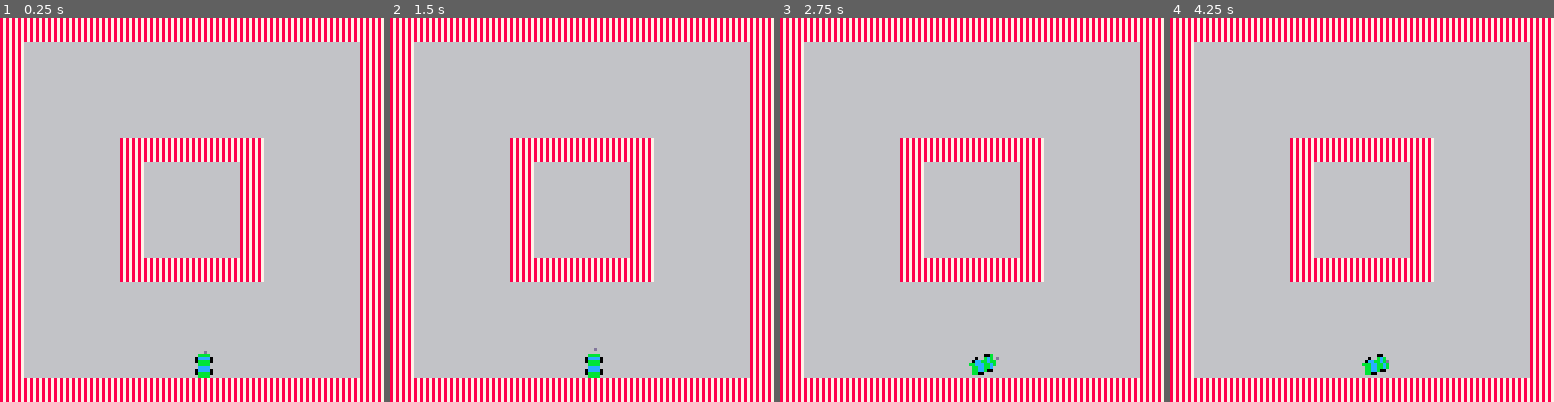
Above: before the commit, frames 1-4 (left to right).
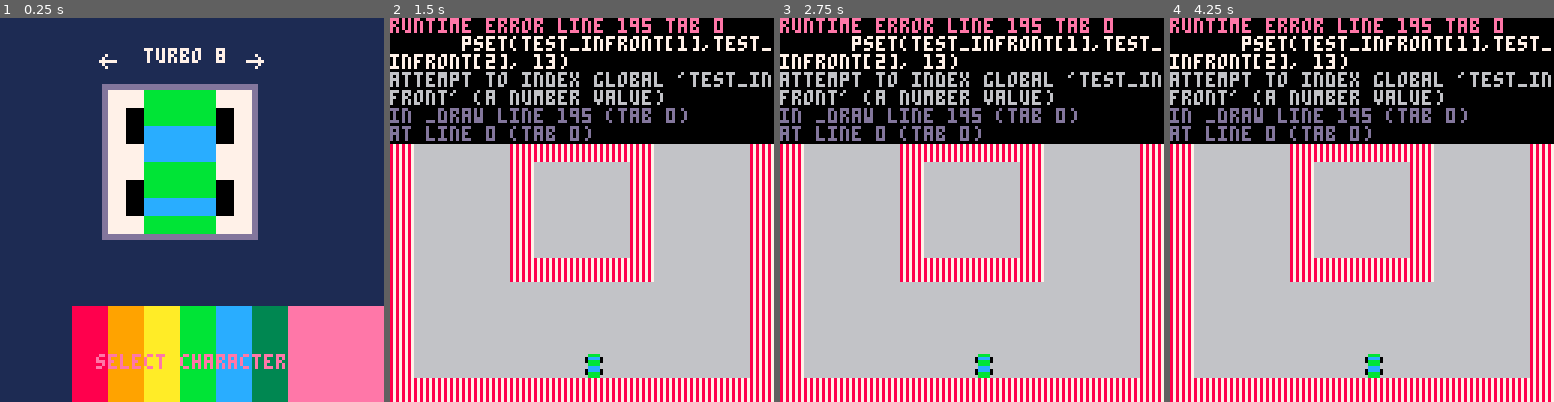
Above: after the commit, the same moments.

Repository: sthilaid/pico-8-carts
Game: PICO-8 cartridge race.p8
The game is run twice, just before and just after one commit, with the same random seed, the same clock (stepped at 60 frames per second) and the same inputs.
Inputs:
- Up to frame 1 (0.25 s): no input
- Up to frame 2 (1.5 s): tap X (X key) at 0.33, 1.07 s; tap O (Z key) at 0.7 s
- Up to frame 3 (2.75 s): hold Right 1.6-2.1 s; tap O (Z key) at 1.7, 2.1, 2.5 s; tap X (X key) at 1.85 s; hold Right from 2.47 s (still down)
- Up to frame 4 (4.25 s): tap O (Z key) every 0.4 s from 2.9 to 4.1 s; tap X (X key) at 2.97, 4.08 s; release Right at 3.03 s; hold Left 3.08-3.58 s; hold Right from 4.02 s (still down)

The runs differ from the first frame. In frame 1, 99% of the frame differs, in the area x 0-100%, y 0-100%; in frame 2, 30%; in frame 3, 31%; in frame 4, 31%.
Error after the commit: runtime error line 195 tab 0; pset(test_infront[1],test_infront[2], 13); attempt to index global 'test_infront' (a number value)

Commit message:
race game menu progress

Diff:
--- a/race.p8
+++ b/race.p8
@@ -1,6 +1,25 @@
 pico-8 cartridge // http://www.pico-8.com
 version 30
 __lua__
+
+game_state = 2 -- 0: title, 1: char select, 2: car select, 3: race
+
+text_anim_endtime = 9999
+
+function make_char(sprIndex, name, maxspeed, turnspeed)
+   return {sprIndex=sprIndex, name=name, maxspeed=maxspeed, turnspeed=turnspeed}
+end
+
+function make_car(sprIndex, name, color)
+   return {sprIndex=sprIndex, name=name, color=maxspeed}
+end
+
+char_index = 1
+char_db = {}
+
+car_index = 1
+car_db = {}
+car_colors = {8,9,10,11,12,3,14}
 
 car_state = 0 -- 0 ok, 1 explosion
 car_state_time = 0
@@ -20,6 +39,13 @@
 test_infront = 0
 
 function _init()
+   add(char_db, make_char(13, "clara", 0.7, 120/360/30))
+   add(char_db, make_char(14, "emile", 2.0, 90/360/30))
+   add(char_db, make_char(15, "david", 1.5, 110/360/30))
+
+   add(car_db, make_car(2, "turbo 8", 11))
+   add(car_db, make_car(3, "formula 6", 11))
+   add(car_db, make_car(4, "dragster", 11))
 end
 
 function turn(angle)
@@ -32,73 +58,151 @@
 end
 
 function _update()
-   if btn(⬅️) then
-      turn(turnspeed)
-   elseif btn(➡️) then
-      turn(-turnspeed)
+   if game_state == 0 then -- title
+      if btnp(❎) then
+         text_anim_endtime = time() + 2.0
+      end
+      if time() >= text_anim_endtime  then
+         game_state = 1
+      end
+   elseif game_state == 1 then -- char select
+      if btnp(⬅️) then
+         char_index = ((char_index - 2) % #char_db) + 1
+      elseif btnp(➡️) then
+         char_index = (char_index % #char_db) + 1
+      elseif btnp(❎) then
+         game_state = 2
+      end
+   elseif game_state == 2 then -- car select
+      if btnp(⬅️) then
+         car_index = ((car_index - 2) % #car_db) + 1
+      elseif btnp(➡️) then
+         car_index = (car_index % #car_db) + 1
+      elseif btnp(❎) then
+         game_state = 3
+      end
+   elseif game_state == 3 then -- racing
+      if btn(⬅️) then
+         turn(turnspeed)
+      elseif btn(➡️) then
+         turn(-turnspeed)
+      end
+      if btn(❎) then
+         car_speed += accel
+      elseif btn(🅾️) then -- brake
+         car_speed -= accel
+      end
+      car_speed -= friction
+      car_speed = max(0, min(maxspeed, car_speed))
+
+      if (car_state == 1) then -- explosion state
+         if car_state_time == explosion_time then
+            car_state = 0
+            car_state_time = 0
+         end
+      elseif (car_state == 0) then -- normal state
+         local dir_x = cos(car_angle)
+         local dir_y = sin(car_angle)
+         local car_front_x = car_x + 4 + dir_x * (car_speed + 5)
+         local car_front_y = car_y + 4 + dir_y * (car_speed + 5)
+         local infront = mget(car_front_x/8, car_front_y/8)
+         local isCollision = false
+         test_infront = {car_front_x, car_front_y}
+         if infront then
+            isCollision = fget(infront, 0)
+         end
+         if isCollision then
+            car_speed = 0
+            sfx(0)
+            car_state = 1
+            car_state_time = 0
+         else
+            local delta_x = dir_x * car_speed
+            local delta_y = dir_y * car_speed
+            car_x += delta_x
+            car_y += delta_y
+         end
+      end
+      car_state_time += 1
    end
-   if btn(❎) then
-      car_speed += accel
-   elseif btn(🅾️) then -- brake
-      car_speed -= accel
-   end
-   car_speed -= friction
-   car_speed = max(0, min(maxspeed, car_speed))
-
-   if (car_state == 1) then -- explosion state
-      if car_state_time == explosion_time then
-         car_state = 0
-         car_state_time = 0
-      end
-   elseif (car_state == 0) then -- normal state
-      local dir_x = cos(car_angle)
-      local dir_y = sin(car_angle)
-      local car_front_x = car_x + 4 + dir_x * (car_speed + 5)
-      local car_front_y = car_y + 4 + dir_y * (car_speed + 5)
-      local infront = mget(car_front_x/8, car_front_y/8)
-      local isCollision = false
-      test_infront = {car_front_x, car_front_y}
-      if infront then
-         isCollision = fget(infront, 0)
-      end
-      if isCollision then
-         car_speed = 0
-         sfx(0)
-         car_state = 1
-         car_state_time = 0
-      else
-         local delta_x = dir_x * car_speed
-         local delta_y = dir_y * car_speed
-         car_x += delta_x
-         car_y += delta_y
-      end
-   end
-   car_state_time += 1
 end
 
 function round(x) return flr(x+0.5) end
 function _draw()
    palt(0,false)
-   palt(14,true)
-   cls(6)
-   map(0,0,0,0,128,128)
-   car_sprite_index = min(round(car_angle * #car_sprites) + 1, #car_sprites)
-   --spr(car_sprites[car_sprite_index],car_x,car_y)
-   --draw_rotated_tile(x,y,rot,mx,my,w,flip,scale)
-   draw_rotated_tile(car_x+4,car_y+4,-car_angle-0.25,0,63,1,false,1)
-
-   if car_state == 1 then
-      expl_sprite_index = min(flr((car_state_time / explosion_time) * #explosion_sprites)+1, #explosion_sprites)
-      spr(explosion_sprites[expl_sprite_index], car_x, car_y)
+   palt(2,true)
+
+   if game_state == 0 then -- title
+      cls(0)
+      print("grand prix racing", 30, 30)
+
+      local blinkrate = 0.25
+      local shouldPrintMsg = text_anim_endtime == 9999 or (time() % blinkrate*2 < blinkrate)
+      if shouldPrintMsg then
+         print("press x to start", 30, 90)
+      end
+   elseif game_state == 1 then -- character select
+      cls(1)
+      local portrait_x, portrait_y, portrait_w, portrait_h = 10, 10, 48, 48
+      local sprindex = char_db[char_index].sprIndex
+      rectfill(portrait_x-2, portrait_y-2, portrait_x+portrait_w+1, portrait_y+portrait_h+1, 4)
+      rectfill(portrait_x-1, portrait_y-1, portrait_x+portrait_w, portrait_y+portrait_h, 5)
+      rectfill(portrait_x, portrait_y, portrait_x+portrait_w-1, portrait_y+portrait_h-1, 7)
+      sspr((sprindex % 16) * 8, (sprindex \ 16) * 8, 8, 8, portrait_x, portrait_y, portrait_w, portrait_h)
+
+      print("name: "..char_db[char_index].name, 64, 10)
+      print("speed: "..char_db[char_index].maxspeed, 64, 20)
+      print("turn: "..round(char_db[char_index].turnspeed*360*30), 64, 30)
+
+      local left, right = 16, 17
+      local left_arrow_x, left_arrow_y, left_arrow_w, left_arrow_h = 0, 96, 32, 32
+      local right_arrow_x, right_arrow_y, right_arrow_w, right_arrow_h = 96, 96, 32, 32
+      sspr((left % 16) * 8, (left \ 16) * 8, 8, 8, left_arrow_x, left_arrow_y, left_arrow_w, left_arrow_h)
+      sspr((right % 16) * 8, (right \ 16) * 8, 8, 8, right_arrow_x, right_arrow_y, right_arrow_w, right_arrow_h)
+      print("select character",32, 112)
+   elseif game_state == 2 then -- car select
+      cls(1)
+      local car_x, car_y, car_w, car_h = 36, 24, 48, 48
+      local sprindex = car_db[car_index].sprIndex
+      rectfill(car_x-2, car_y-2, car_x+car_w+1, car_y+car_h+1, 13)
+      rectfill(car_x, car_y, car_x+car_w-1, car_y+car_h-1, 7)
+      sspr((sprindex % 16) * 8, (sprindex \ 16) * 8, 8, 8, car_x, car_y, car_w, car_h)
+      print(car_db[car_index].name, 48, 10)
+
+      for i=1,#car_colors do
+         local x,y,w,h = 24 + (i-1)*12, 96, 24 + (i-1)*12 + 8, 96 + 8
+         rectfill(x,y,x+w,y+h,car_colors[i])
+      end
+
+      local left, right = 16, 17
+      -- local left_arrow_x, left_arrow_y, left_arrow_w, left_arrow_h = 0, 10, 32, 32
+      -- local right_arrow_x, right_arrow_y, right_arrow_w, right_arrow_h = 96, 10, 32, 32
+      -- sspr((left % 16) * 8, (left \ 16) * 8, 8, 8, left_arrow_x, left_arrow_y, left_arrow_w, left_arrow_h)
+      -- sspr((right % 16) * 8, (right \ 16) * 8, 8, 8, right_arrow_x, right_arrow_y, right_arrow_w, right_arrow_h)
+      spr(16, 32, 10)
+      spr(17, 81, 10)
+      print("select character",32, 112)
+   elseif game_state == 3 then -- racing
+      cls(6)
+      map(0,0,0,0,128,128)
+      car_sprite_index = min(round(car_angle * #car_sprites) + 1, #car_sprites)
+      --spr(car_sprites[car_sprite_index],car_x,car_y)
+      --draw_rotated_tile(x,y,rot,mx,my,w,flip,scale)
+      draw_rotated_tile(car_x+4,car_y+4,-car_angle-0.25,0,63,1,false,1)
+
+      if car_state == 1 then
+         expl_sprite_index = min(flr((car_state_time / explosion_time) * #explosion_sprites)+1, #explosion_sprites)
+         spr(explosion_sprites[expl_sprite_index], car_x, car_y)
+      end
+
+      pset(test_infront[1],test_infront[2], 13)
    end
-
-   pset(test_infront[1],test_infront[2], 13)
-
    -- color(11)
    -- print(car_state)
    -- print(car_state_time)
-
-end
+end
+
+function round(x) return flr(x+0.5) end
 
 -- @TheRoboZ https://www.lexaloffle.com/bbs/?pid=78451
 function draw_rotated_tile(x,y,rot,mx,my,w,flip,scale)
@@ -118,22 +222,22 @@
 end
 
 __gfx__
-0000000087878787eebbbbeeeee0beeeeeeb0eeeeeeeeeeeeeeeeeeeeebbbbeeeee0beeeeeeb0eeeeeeeeeeeeeeeeeeeeeeeeeee000008800000000000000000
-0000000087878787e0bbbb0eeeebbbeeeebbbeeee00ee00ee00ee00ee0cccc0eeeebbbeeeebbbeeeeeeeeeeeeeeeeeeeeeeeeeee0aaaaa880000000000000000
-0070070087878787e0cccc0eeebccbbeebbcbbeebcbbccbbbbccbbcbe0bbbb0eeebbcbbeebbccbeee8a99a9eeeeeeeee9898a98e0affffa00000000000000000
-0007700087878787eeccccee0bbbccbbbbcbbcb0bcbbccbbbbccbbcbeebbbbee0bcbbcbbbbccbbb0e99a89aeee8a89ae8aa9aa9efa4ff4af0000000000000000
-0007700087878787eebbbbeebbcbbcb00bbbccbbbcbbccbbbbccbbcbeecccceebbccbbb00bcbbcbbe89a789eee9aa78e898778aeaffffffa0000000000000000
-0070070087878787e0bbbb0eebbcbbeeeebccbbebcbbccbbbbccbbcbe0cccc0eebbccbeeeebbcbbee9a9898eee898a9e98798a9eaff88ffa0000000000000000
-0000000087878787e0cccc0eeebbbeeeeeebbbeee00ee00ee00ee00ee0bbbb0eeebbbeeeeeebbbeeeeeeeeeeeeeeeeee8a8a99ae00ffff000000000000000000
-0000000087878787eebbbbeeeeeb0eeeeee0beeeeeeeeeeeeeeeeeeeeebbbbeeeeeb0eeeeee0beeeeeeeeeeeeeeeeeeeeeeeeeeeeeeffeee0000000000000000
-00000000000000000000000000000000000000000000000000000000000000000000000000000000000000000000000000000000000000000000000000000000
-00000000000000000000000000000000000000000000000000000000000000000000000000000000000000000000000000000000000000000000000000000000
-00000000000000000000000000000000000000000000000000000000000000000000000000000000000000000000000000000000000000000000000000000000
-00000000000000000000000000000000000000000000000000000000000000000000000000000000000000000000000000000000000000000000000000000000
-00000000000000000000000000000000000000000000000000000000000000000000000000000000000000000000000000000000000000000000000000000000
-00000000000000000000000000000000000000000000000000000000000000000000000000000000000000000000000000000000000000000000000000000000
-00000000000000000000000000000000000000000000000000000000000000000000000000000000000000000000000000000000000000000000000000000000
-00000000000000000000000000000000000000000000000000000000000000000000000000000000000000000000000000000000000000000000000000000000
+000000008787878722bbbb22220bb02222bbbb22eeeeeeeeeeeeeeeeeebbbbeeeee0beeeeeeb0eee222222222222222222222222222228822222222420000002
+000000008787878720bbbb02222bb22220bccb02e00ee00ee00ee00ee0cccc0eeeebbbeeeebbbeee2222222222222222222222222aaaaa882444444420000002
+007007008787878720cccc0222bccb2220cbbc02bcbbccbbbbccbbcbe0bbbb0eeebbcbbeebbccbee28a99a92222222229898a9822affffa224fffff224444442
+000770008787878722cccc2222cbbc2222bbbb22bcbbccbbbbccbbcbeebbbbee0bcbbcbbbbccbbb0299a89a2228a89a28aa9aa92fa4ff4af24fcfcf244c44c44
+000770008787878722bbbb2220bbbb0222b00b22bcbbccbbbbccbbcbeecccceebbccbbb00bcbbcbb289a7892229aa782898778a2affffffa2ffffff224444442
+007007008787878720bbbb0220bbbb0220b55b02bcbbccbbbbccbbcbe0cccc0eebbccbeeeebbcbbe29a9898222898a9298798a92aff88ffa22feeff2244ee442
+000000008787878720cccc0222bbbb2220b55b02e00ee00ee00ee00ee0bbbb0eeebbbeeeeeebbbee22222222222222228a8a99a222ffff22222ff22222444422
+000000008787878722bbbb222262262222bbbb22eeeeeeeeeeeeeeeeeebbbbeeeeeb0eeeeee0beee222222222222222222222222eeeffeee2888888229966992
+22222222222222220000000000000000000000000000000000000000000000000000000000000000000000000000000000000000000000000000000000000000
+22222222222222220000000000000000000000000000000000000000000000000000000000000000000000000000000000000000000000000000000000000000
+22272222222272220000000000000000000000000000000000000000000000000000000000000000000000000000000000000000000000000000000000000000
+22722222222227220000000000000000000000000000000000000000000000000000000000000000000000000000000000000000000000000000000000000000
+27777772277777720000000000000000000000000000000000000000000000000000000000000000000000000000000000000000000000000000000000000000
+22722222222227220000000000000000000000000000000000000000000000000000000000000000000000000000000000000000000000000000000000000000
+22272222222272220000000000000000000000000000000000000000000000000000000000000000000000000000000000000000000000000000000000000000
+22222222222222220000000000000000000000000000000000000000000000000000000000000000000000000000000000000000000000000000000000000000
 00000000000000000000000000000000000000000000000000000000000000000000000000000000000000000000000000000000000000000000000000000000
 00000000000000000000000000000000000000000000000000000000000000000000000000000000000000000000000000000000000000000000000000000000
 00000000000000000000000000000000000000000000000000000000000000000000000000000000000000000000000000000000000000000000000000000000
